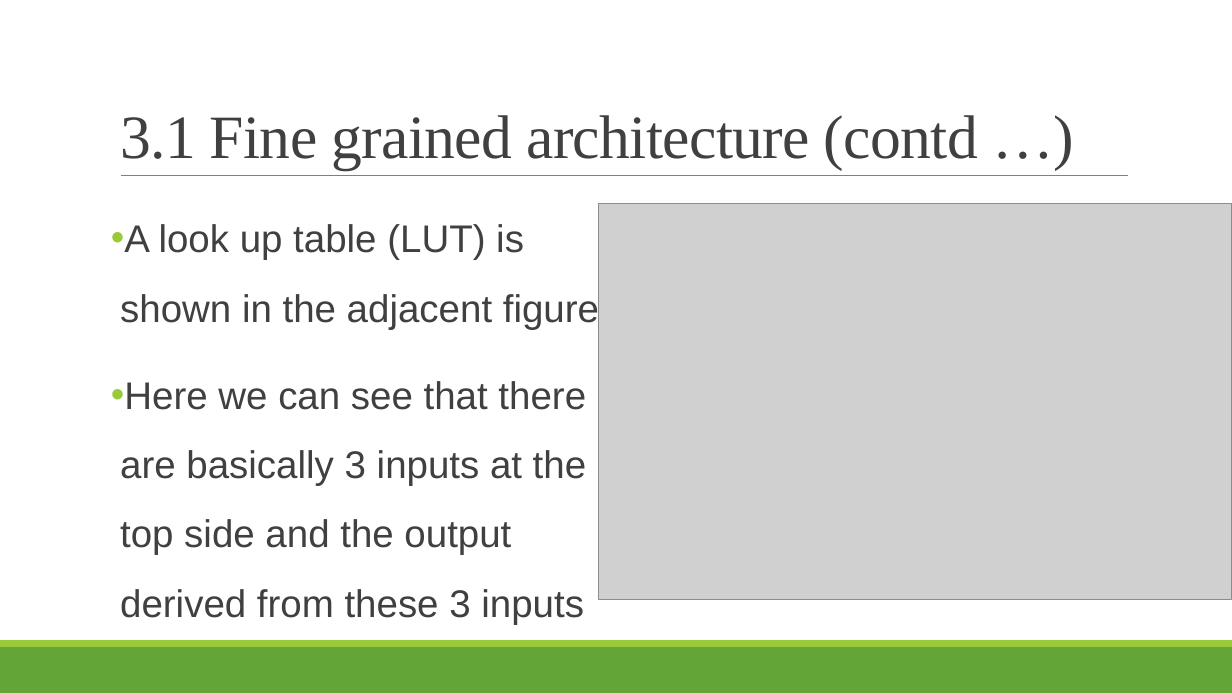
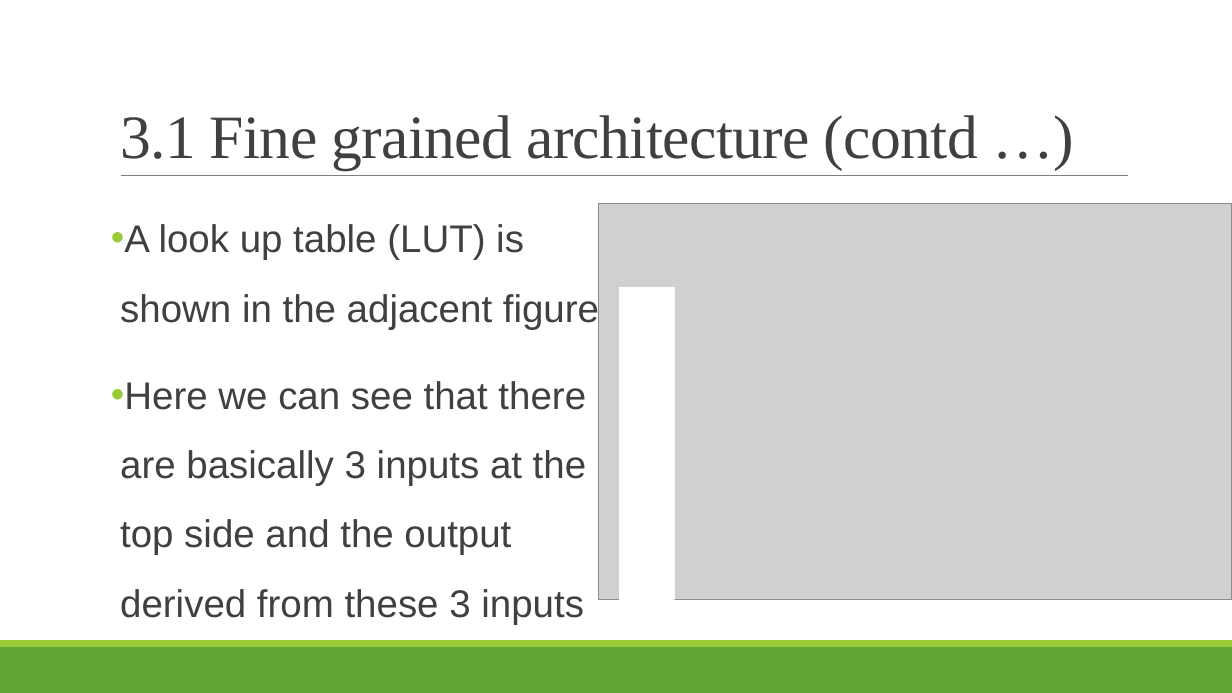
Before and after one commit to puthukkaden/Reconfigrable_Processor_Architecture, a slide deck: slide 24 of Presentation/Presentation1.pptx. Drawn at 1232x693 pixels with LibreOffice and Linux fonts; fonts in the diff are those of the drawing; grey boxes stand for pictures. Boxes give left, top, right and bottom in pixels: in the first picture for what was removed or moved away, otherwise in the second. Text is boxed around its words. In the diff, an @@ line names an element or a change of style, - is before the commit and + after.

```diff
--- a/Presentation/Presentation1.pptx
+++ b/Presentation/Presentation1.pptx
@@ rectangle added at [619,287,674,599], fill #FFFFFF, outline #FFFFFF 1.25 pt @@
```
Also in this commit, not shown: 5 other slides changed, 11 slides added, 2 other files.
